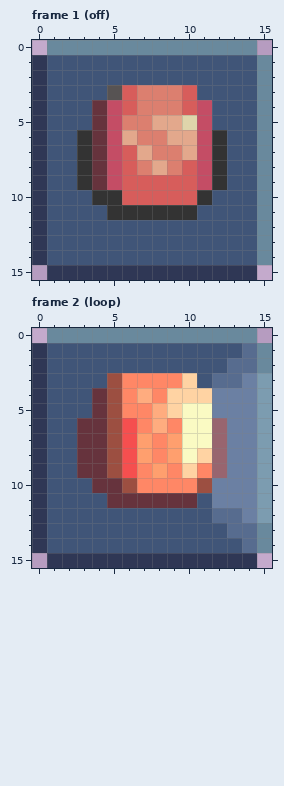
One commit to this pixel-art file: public/assets/graphics/snek-warning-light-red.ase. The first picture shows the starting point.
16x16 pixels, 5 frames. Colours within 5 levels of each other are drawn and written as one. Shown: frame 1 (off), frame 2 (loop). The commit also changed other frames, which this record leaves out.
The result:
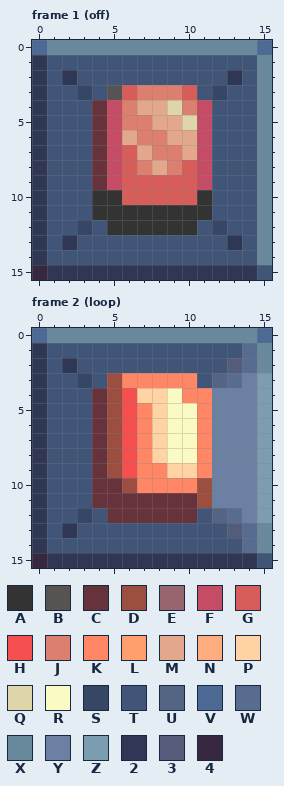
Palette (. is transparent): A #333333  B #575353  C #66333d  D #9c4f41  E #98656f  F #c44d65  G #d75d5b  H #f54f4f  J #dc7f6f  K #ff8766  L #ff9f6e  M #e3a88c  N #ffac7f  P #ffd3a3  Q #dfd5ab  R #fafac3  S #364665  T #405578  U #546483  V #4d6a94  W #576c8f  X #69899d  Y #6b80a3  Z #7c9cb0  2 #2f3755  3 #545c7a  4 #372840
Change:
layer "lampyellow Copy" now shown
layer "lampyellow Copy Copy" now hidden
layer "bolts" added
Frame 1 (off):
y 0: x 0 . -> V; x 15 . -> V
y 2: x 2 T -> 2; x 13 T -> 2
y 3: x 3 T -> S; x 12 T -> S
y 4: x 6..10 GJJJG -> JMMQJ
y 6..9: x 3 A -> T; x 12 A -> T
y 11: x 4 T -> A; x 11 T -> A
y 12: x 3 T -> S; x 5..10 TTTTTT -> AAAAAA; x 12 T -> S
y 13: x 2 T -> 2; x 13 T -> 2
y 15: x 0 . -> 4; x 15 . -> T
Frame 2 (loop):
y 0: x 0 . -> V; x 15 . -> V
y 2: x 2 T -> 2; x 13 W -> 3
y 3: x 3 T -> S; x 10 P -> K; x 12 W -> U
y 4: x 6..11 KNKPPP -> HPPRKK
y 5: x 6 K -> H; x 8..9 NP -> PR; x 11 R -> K
y 6: x 3 C -> T; x 8..9 NK -> PR; x 11..12 RE -> KY
y 7: x 3 C -> T; x 7..9 LKL -> KPR; x 11..12 RE -> KY
y 8: x 3 C -> T; x 7..9 LKL -> KPR; x 11..12 PE -> KY
y 9: x 3 C -> T; x 8..9 LK -> KP; x 12 E -> Y
y 11: x 4 T -> C; x 11 T -> D
y 12: x 3 T -> S; x 5..10 TTTTTT -> CCCCCC; x 12 W -> U
y 13: x 2 T -> 2; x 13 W -> 3
y 15: x 0 . -> 4; x 15 . -> T
Changed places in both pictures, as pixel boxes (x1, y1, x2, y2):
changed: (32, 40, 272, 280)
changed: (32, 328, 272, 568)
